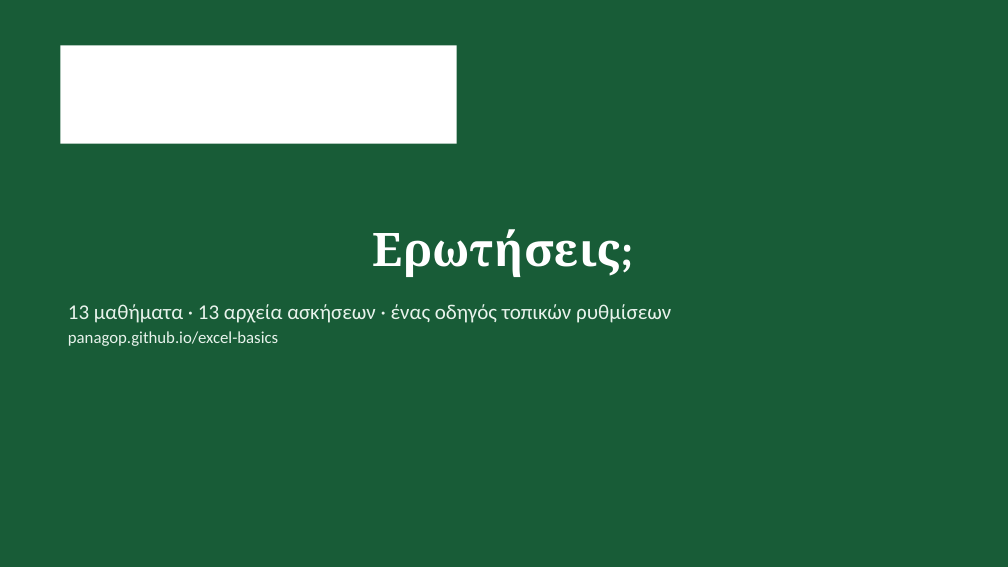
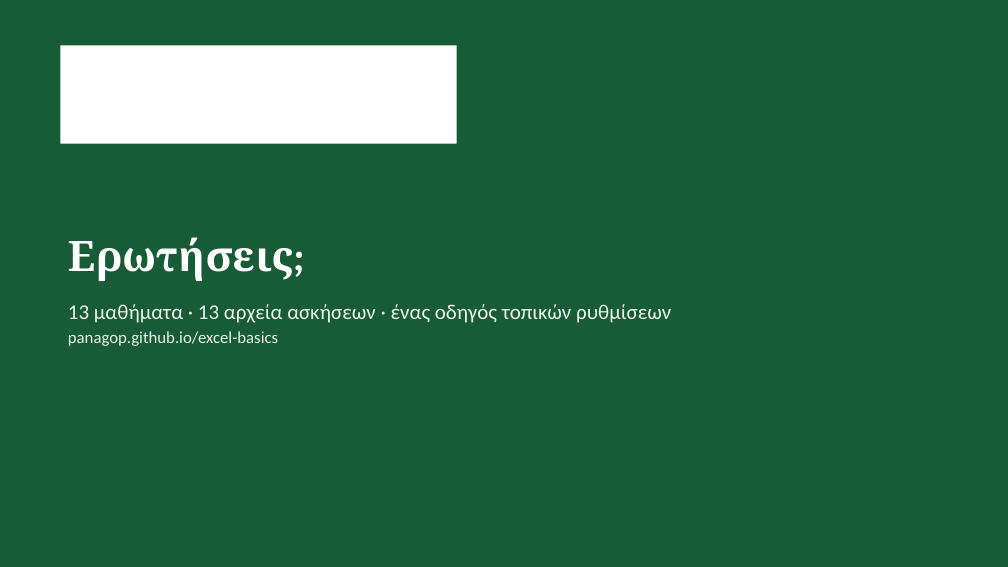
Before and after one commit to panagop/excel-basics, a slide deck: slide 29 of presentation/excel-civil-engineers.pptx. Drawn at 1008x567 pixels with LibreOffice and Linux fonts; fonts in the diff are those of the drawing; background and template pictures are left out. Boxes give left, top, right and bottom in pixels: in the first picture for what was removed or moved away, otherwise in the second. Text is boxed around its words. In the diff, an @@ line names an element or a change of style, - is before the commit and + after.

```diff
--- a/presentation/excel-civil-engineers.pptx
+++ b/presentation/excel-civil-engineers.pptx
@@ title "Ερωτήσεις;": place and size @@
-title "Ερωτήσεις;" at bbox=[372, 229, 620, 277]
+title "Ερωτήσεις;" at bbox=[68, 237, 293, 281]
@@ title "Ερωτήσεις;" at bbox=[68, 237, 293, 281]: size 44 to 40 pt; alignment centre to left @@
```
Also in this commit, not shown: 28 other slides changed, 47 other files.
